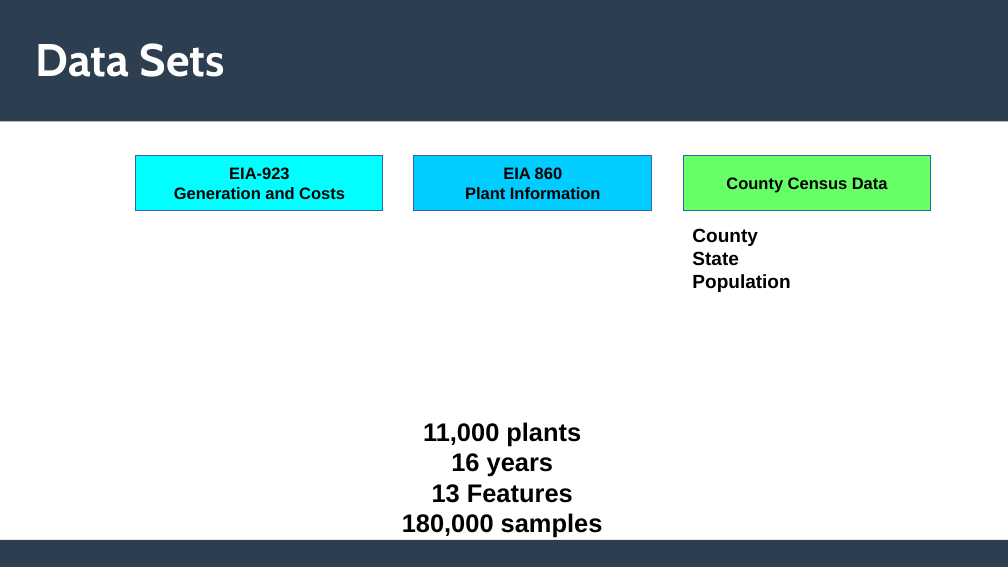
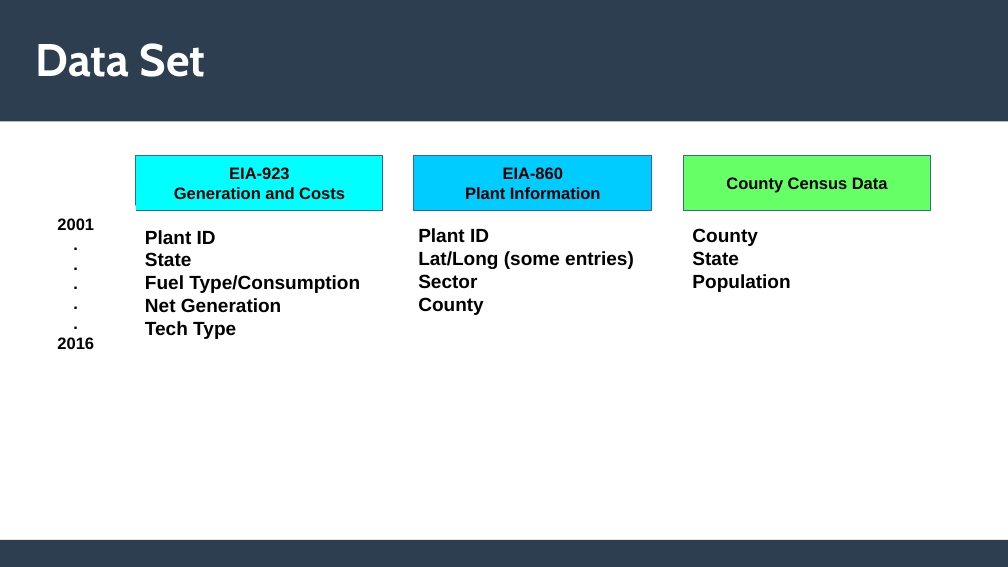
Before and after one commit to riggsb2/US-power-plants, a slide deck: slide 4 of Images/Pitch Presentation.odp (slide 3 before the commit). Drawn at 1008x567 pixels with LibreOffice and Linux fonts; fonts in the diff are those of the drawing. Boxes give left, top, right and bottom in pixels: in the first picture for what was removed or moved away, otherwise in the second. Text is boxed around its words. In the diff, an @@ line names an element or a change of style, - is before the commit and + after.

```diff
--- a/Images/Pitch Presentation.odp
+++ b/Images/Pitch Presentation.odp
@@ title at (x1=36, y1=43, x2=206, y2=77): text changed @@
-Data Sets
+Data Set
@@ text in rectangle at (x1=503, y1=167, x2=563, y2=179): text changed @@
-EIA 860
+EIA-860
@@ rectangle added at (x1=16, y1=206, x2=135, y2=360), outline #FFFFFF 1.5 pt, 13 pt, text #000000, bold @@
+2001
+.
+.
+.
+.
+.
+2016
@@ text added at (x1=145, y1=230, x2=360, y2=339), 15 pt, text #000000, bold @@
+Plant ID
+State
+Fuel Type/Consumption
+Net Generation
+Tech Type
@@ text added at (x1=418, y1=228, x2=634, y2=315), 15 pt, text #000000, bold @@
+Plant ID
+Lat/Long (some entries)
+Sector
+County
@@ text removed at (x1=402, y1=422, x2=603, y2=538) @@
-11,000 plants
-16 years
-13 Features
-180,000 samples
```
Also in this commit, not shown: 3 other slides changed, 7 slides added, 7 other files.
